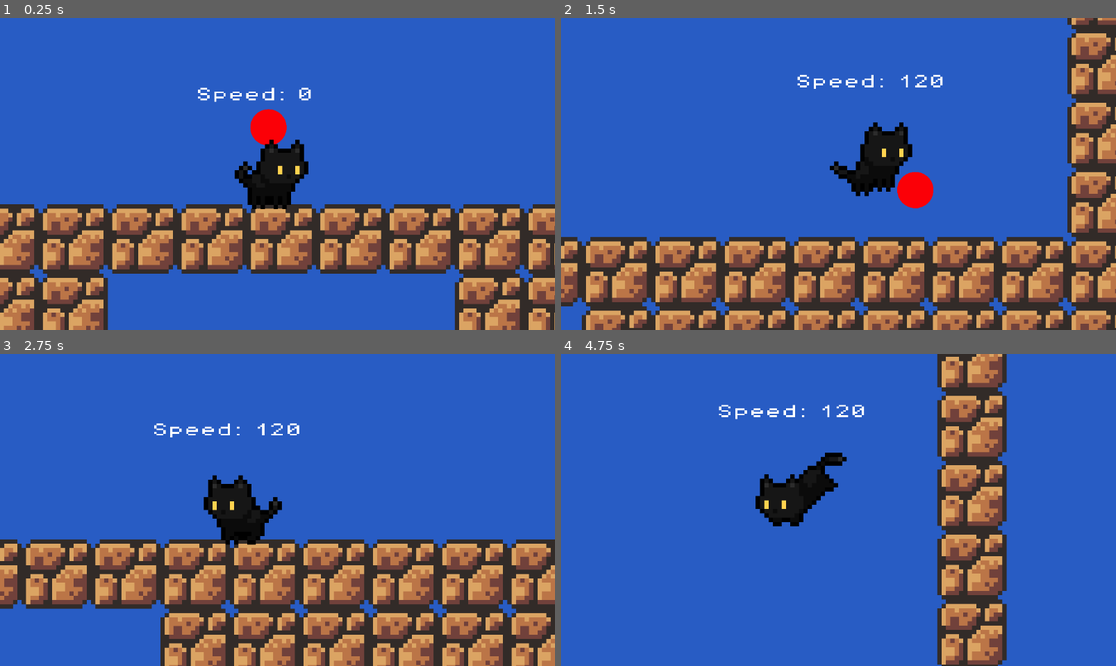
Above: before the commit, frames 1-4 (two rows, left to right).
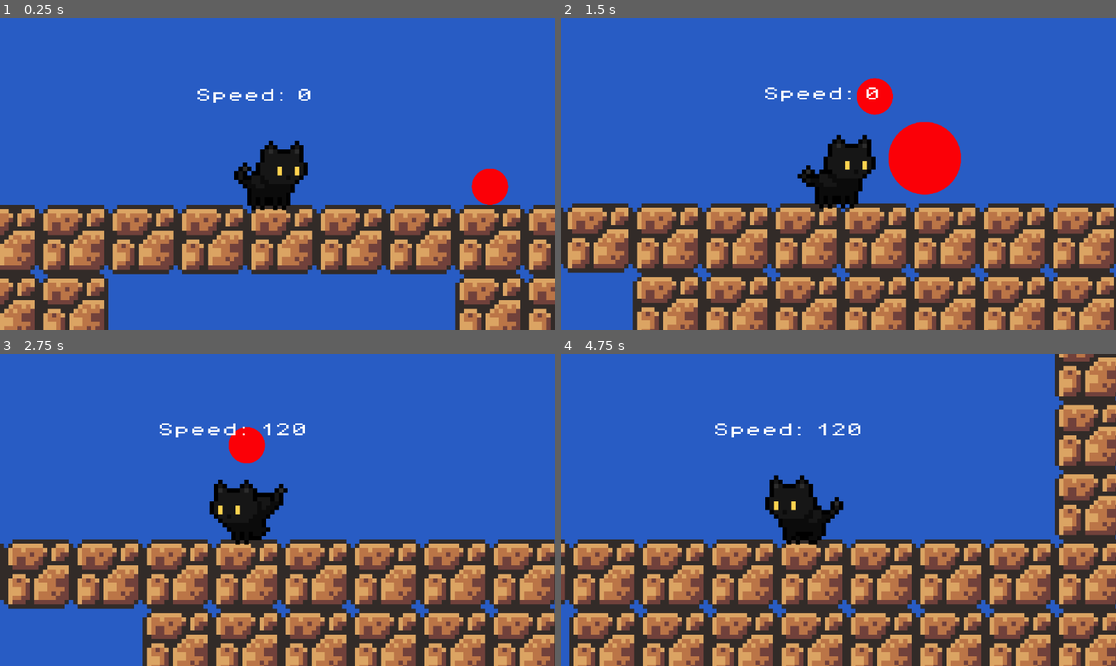
Above: after the commit, the same moments.

Repository: madgustoo/catja
Game: Godot game, scene res://main.tscn
Same seed, same stepped clock (60 frames per second), same inputs: the game is played once before the commit and once after it.
Inputs:
- Up to frame 1 (0.25 s): no input
- Up to frame 2 (1.5 s): hold Right (move_right) from 0.53 s (still down); tap X (attack, bound only after the commit) at 0.6, 1.35 s; tap Space (jump) at 0.77 s
- Up to frame 3 (2.75 s): tap Space (jump) at 1.52 s; release Right (move_right) at 2.03 s; hold Left (move_left) from 2.03 s (still down); tap X (attack, bound only after the commit) at 2.1 s
- Up to frame 4 (4.75 s): release Left (move_left) at 2.78 s; hold Right (move_right) 2.78-4.28 s; tap X (attack, bound only after the commit) at 2.85, 3.6, 4.35 s; tap Space (jump) at 3.02, 3.77, 4.52 s; hold Left (move_left) from 4.28 s (still down)

The runs differ from the first frame. In frame 1, 5.7% of the frame differs, in the area x 0-100%, y 22-100%; in frame 2, 44%; in frame 3, 29%; in frame 4, 55%, in the area x 0-100%, y 0-100%.

Commit message:
Added attack and hitbox

Diff:
--- a/ball.tscn
+++ b/ball.tscn
@@ -1,20 +1,15 @@
-[gd_scene load_steps=5 format=3 uid="uid://cxvc4njwqub24"]
+[gd_scene load_steps=4 format=3 uid="uid://cxvc4njwqub24"]
 
 [ext_resource type="Script" uid="uid://dr2ixyfkah7ov" path="res://scripts/ball.gd" id="1_41u45"]
 [ext_resource type="Texture2D" uid="uid://dbegjjyn8qprx" path="res://assets/sprites/ball.png" id="1_x8fbi"]
 
-[sub_resource type="PhysicsMaterial" id="PhysicsMaterial_x8fbi"]
-bounce = 0.8
-
 [sub_resource type="CircleShape2D" id="CircleShape2D_cbx31"]
 radius = 136.0
 
-[node name="Ball" type="RigidBody2D"]
+[node name="Ball" type="CharacterBody2D" groups=["Ball"]]
 collision_layer = 16
 collision_mask = 21
-mass = 0.4
-physics_material_override = SubResource("PhysicsMaterial_x8fbi")
-max_contacts_reported = 5
+motion_mode = 1
 script = ExtResource("1_41u45")
 
 [node name="Sprite2D" type="Sprite2D" parent="."]
@@ -24,5 +19,3 @@
 [node name="CollisionShape2D" type="CollisionShape2D" parent="."]
 scale = Vector2(0.03, 0.03)
 shape = SubResource("CircleShape2D_cbx31")
-
-[connection signal="body_entered" from="." to="." method="_on_body_entered"]
--- a/main.tscn
+++ b/main.tscn
@@ -1781,7 +1781,7 @@
 position = Vector2(-348, 102)
 
 [node name="Ball" parent="." instance=ExtResource("12_dg77c")]
-position = Vector2(-632, -43)
+position = Vector2(-582, -16)
 
 [node name="Ball2" parent="." instance=ExtResource("12_dg77c")]
 position = Vector2(-864, -74)
@@ -1796,7 +1796,7 @@
 shape = SubResource("RectangleShape2D_dg77c")
 
 [node name="Ball3" parent="." instance=ExtResource("12_dg77c")]
-position = Vector2(-528, -71)
+position = Vector2(-528, -20)
 scale = Vector2(2, 2)
 
 [node name="bird2" parent="." instance=ExtResource("11_efxa6")]
--- a/main_ball_scene.tscn
+++ b/main_ball_scene.tscn
@@ -1,7 +1,9 @@
-[gd_scene load_steps=2 format=3 uid="uid://bt82magc05to"]
+[gd_scene load_steps=2 format=3 uid="uid://dkbfpl6228jlo"]
 
 [ext_resource type="PackedScene" uid="uid://cxvc4njwqub24" path="res://ball.tscn" id="1_e266h"]
 
 [node name="MainBallScene" type="Node2D"]
 
 [node name="Ball" parent="." instance=ExtResource("1_e266h")]
+mass = 0.8
+mass = 0.8
--- a/player.tscn
+++ b/player.tscn
@@ -1,10 +1,11 @@
-[gd_scene load_steps=88 format=3 uid="uid://c2ow84qxmy37a"]
+[gd_scene load_steps=100 format=3 uid="uid://c2ow84qxmy37a"]
 
 [ext_resource type="Script" uid="uid://j14xroy41xfx" path="res://scripts/player.gd" id="1_i3pqv"]
 [ext_resource type="Texture2D" uid="uid://c5xpomj7iiwsv" path="res://assets/sprites/player/cat05_fall_strip3.png" id="2_1jxqw"]
 [ext_resource type="Texture2D" uid="uid://r5yddaw8hhcf" path="res://assets/sprites/player/cat05_idle_strip8.png" id="2_hqtel"]
 [ext_resource type="Shape2D" uid="uid://b4ob2bgretum0" path="res://resources/collisions/player_standing.tres" id="2_ivps1"]
 [ext_resource type="Texture2D" uid="uid://c017a3wr1dkxo" path="res://assets/sprites/player/cat05_jump_strip4.png" id="3_2hs0m"]
+[ext_resource type="Texture2D" uid="uid://dostvjitljirq" path="res://assets/sprites/player/cat05_attack_strip7.png" id="3_606se"]
 [ext_resource type="Texture2D" uid="uid://bsrqbhbmnftid" path="res://assets/sprites/player/cat05_run_strip4.png" id="3_hqtel"]
 [ext_resource type="Texture2D" uid="uid://cggn8tir85ip" path="res://assets/sprites/player/cat05_walk_strip8.png" id="3_sweqy"]
 [ext_resource type="Texture2D" uid="uid://cygvmb3ieudgp" path="res://assets/sprites/player/cat05_land_strip2.png" id="4_2hs0m"]
@@ -16,6 +17,34 @@
 [ext_resource type="Texture2D" uid="uid://bvv25px2qw34i" path="res://assets/sprites/player/cat05_wallgrab_strip8.png" id="10_n7ghd"]
 [ext_resource type="FontFile" uid="uid://bu8sw67wna7op" path="res://assets/fonts/PixelOperator8.ttf" id="15_606se"]
 
+[sub_resource type="AtlasTexture" id="AtlasTexture_h6w8y"]
+atlas = ExtResource("3_606se")
+region = Rect2(0, 0, 40, 40)
+
+[sub_resource type="AtlasTexture" id="AtlasTexture_yem3p"]
+atlas = ExtResource("3_606se")
+region = Rect2(40, 0, 40, 40)
+
+[sub_resource type="AtlasTexture" id="AtlasTexture_0jj5r"]
+atlas = ExtResource("3_606se")
+region = Rect2(80, 0, 40, 40)
+
+[sub_resource type="AtlasTexture" id="AtlasTexture_77e46"]
+atlas = ExtResource("3_606se")
+region = Rect2(120, 0, 40, 40)
+
+[sub_resource type="AtlasTexture" id="AtlasTexture_cy2ki"]
+atlas = ExtResource("3_606se")
+region = Rect2(160, 0, 40, 40)
+
+[sub_resource type="AtlasTexture" id="AtlasTexture_04cqw"]
+atlas = ExtResource("3_606se")
+region = Rect2(200, 0, 40, 40)
+
+[sub_resource type="AtlasTexture" id="AtlasTexture_vihdy"]
+atlas = ExtResource("3_606se")
+region = Rect2(240, 0, 40, 40)
+
 [sub_resource type="AtlasTexture" id="AtlasTexture_iruf7"]
 atlas = ExtResource("4_2hs0m")
 region = Rect2(0, 0, 40, 40)
@@ -304,6 +333,32 @@
 animations = [{
 "frames": [{
 "duration": 1.0,
+"texture": SubResource("AtlasTexture_h6w8y")
+}, {
+"duration": 1.0,
+"texture": SubResource("AtlasTexture_yem3p")
+}, {
+"duration": 1.0,
+"texture": SubResource("AtlasTexture_0jj5r")
+}, {
+"duration": 1.0,
+"texture": SubResource("AtlasTexture_77e46")
+}, {
+"duration": 1.0,
+"texture": SubResource("AtlasTexture_cy2ki")
+}, {
+"duration": 1.0,
+"texture": SubResource("AtlasTexture_04cqw")
+}, {
+"duration": 1.0,
+"texture": SubResource("AtlasTexture_vihdy")
+}],
+"loop": false,
+"name": &"attack",
+"speed": 32.0
+}, {
+"frames": [{
+"duration": 1.0,
 "texture": SubResource("AtlasTexture_iruf7")
 }],
 "loop": false,
@@ -585,6 +640,46 @@
 "name": &"wall_slide",
 "speed": 5.0
 }]
+
+[sub_resource type="CircleShape2D" id="CircleShape2D_606se"]
+radius = 8.0
+
+[sub_resource type="Animation" id="Animation_u1c27"]
+resource_name = "attack"
+length = 0.6
+tracks/0/type = "value"
+tracks/0/imported = false
+tracks/0/enabled = true
+tracks/0/path = NodePath("HitBox/CollisionShape2D:disabled")
+tracks/0/interp = 1
+tracks/0/loop_wrap = true
+tracks/0/keys = {
+"times": PackedFloat32Array(0.0666667),
+"transitions": PackedFloat32Array(1),
+"update": 1,
+"values": [false]
+}
+
+[sub_resource type="Animation" id="Animation_op7ga"]
+length = 0.001
+tracks/0/type = "value"
+tracks/0/imported = false
+tracks/0/enabled = true
+tracks/0/path = NodePath("HitBox/CollisionShape2D:disabled")
+tracks/0/interp = 1
+tracks/0/loop_wrap = true
+tracks/0/keys = {
+"times": PackedFloat32Array(0),
+"transitions": PackedFloat32Array(1),
+"update": 1,
+"values": [true]
+}
+
+[sub_resource type="AnimationLibrary" id="AnimationLibrary_q13i1"]
+_data = {
+&"RESET": SubResource("Animation_op7ga"),
+&"attack": SubResource("Animation_u1c27")
+}
 
 [node name="Player" type="CharacterBody2D" groups=["Player"]]
 z_index = 5
@@ -601,8 +696,10 @@
 texture_filter = 1
 position = Vector2(0, -13)
 sprite_frames = SubResource("SpriteFrames_7ahtn")
-animation = &"idle"
+animation = &"attack"
 autoplay = "idle"
+frame = 6
+frame_progress = 1.0
 
 [node name="RayCastDown" type="RayCast2D" parent="."]
 target_position = Vector2(0, 60)
@@ -637,5 +734,24 @@
 theme_override_font_sizes/font_size = 8
 text = "Speed: 0"
 
+[node name="HitBox" type="Area2D" parent="."]
+collision_mask = 16
+
+[node name="CollisionShape2D" type="CollisionShape2D" parent="HitBox"]
+position = Vector2(9, -8)
+shape = SubResource("CircleShape2D_606se")
+disabled = true
+debug_color = Color(50, 0.444, 0.41, 0.42)
+
+[node name="CoolDownAttackTimer" type="Timer" parent="."]
+one_shot = true
+
+[node name="AnimationPlayer" type="AnimationPlayer" parent="."]
+libraries = {
+&"": SubResource("AnimationLibrary_q13i1")
+}
+
 [connection signal="animation_finished" from="AnimatedSprite2D" to="." method="_on_animated_sprite_2d_animation_finished"]
 [connection signal="animation_looped" from="AnimatedSprite2D" to="." method="_on_animated_sprite_2d_animation_looped"]
+[connection signal="body_entered" from="HitBox" to="." method="_on_hit_box_body_entered"]
+[connection signal="timeout" from="CoolDownAttackTimer" to="." method="_on_cool_down_attack_timer_timeout"]
--- a/project.godot
+++ b/project.godot
@@ -75,6 +75,11 @@
 , Object(InputEventKey,"resource_local_to_scene":false,"resource_name":"","device":-1,"window_id":0,"alt_pressed":false …(183 unchanged characters)…
 ]
 }
+attack={
+"deadzone": 0.2,
+"events": [Object(InputEventKey,"resource_local_to_scene":false,"resource_name":"","device":-1,"window_id":0,"alt_pressed":false,"shift_pressed":false,"ctrl_pressed":false,"meta_pressed":false,"pressed":false,"keycode":0,"physical_keycode":88,"key_label":0,"unicode":120,"location":0,"echo":false,"script":null)
+]
+}
 
 [layer_names]
 
--- a/scripts/ball.gd
+++ b/scripts/ball.gd
@@ -1,11 +1,21 @@
-extends RigidBody2D
+extends CharacterBody2D
 
-func _integrate_forces(state):
-	for i in range(state.get_contact_count()):
-		var normal = state.get_contact_local_normal(i)
-		var collider = state.get_contact_collider_object(i)
+@export var mass: float = 0.8 # In kg
 
-		# Hitting top of player: normal points upward (> 0.7)
-		if collider.name == "Player" and normal.y > 0.7:
-			print("Bong")
-			# linear_velocity.y = -abs(linear_velocity.y)  # force upward bounce
+const SPEED = 100.0
+
+#func _ready() -> void:
+	#velocity = Vector2(SPEED * -1, SPEED)
+
+func _physics_process(delta: float) -> void:
+	if not is_on_floor():
+		velocity += get_gravity() * delta
+
+	var collision = move_and_collide(velocity * delta)
+	if collision:
+		# var collider = collision.get_collider()
+		velocity = velocity.bounce(collision.get_normal())
+
+func hit(force: Vector2):
+	print(force)
+	velocity += force / mass
--- a/scripts/player.gd
+++ b/scripts/player.gd
@@ -5,11 +5,14 @@
 @onready var camera: Camera2D = $Camera2D
 @onready var collision_shape: CollisionShape2D = $CollisionShape2D
 @onready var jump_buffer_timer: Timer = $JumpBufferTimer
+@onready var hit_box: Area2D = $HitBox
 
 @onready var ray_cast_down: RayCast2D = $RayCastDown
 @onready var crouch_ray_cast_1: RayCast2D = $CrouchRayCast1
 @onready var crouch_ray_cast_2: RayCast2D = $CrouchRayCast2
 @onready var debug_label: Label = $DebugLabel
+@onready var cool_down_attack_timer: Timer = $CoolDownAttackTimer
+@onready var animation_player: AnimationPlayer = $AnimationPlayer
 
 @export_range(0, 1) var acceleration = 1
 @export_range(0, 1) var deceleration = 1
@@ -22,7 +25,8 @@
 	WALL_CLIMB,
 	WALL_SLIDE,
 	LANDED,
-	DEATH
+	DEATH,
+	ATTACK
 }
 
 var state = State.NORMAL
@@ -38,6 +42,7 @@
 const WALL_GRAVITY = 200.0
 const WALL_JUMP_PUSH_FORCE = 120.0
 const PUSH_FORCE = 20.0
+const HIT_STRENGTH = 200.0
 
 var facing_direction = 1 # Looking right by default
 var wall_direction = 0
@@ -102,6 +107,11 @@
 					velocity.y = JUMP_VELOCITY
 					animated_stripe.play("jump")
 					elapsed_time = 0
+				elif Input.is_action_just_pressed("attack"):
+					state = State.ATTACK
+					animation_player.play("attack")
+					animated_stripe.play("attack")
+					elapsed_time = 0
 				elif Input.is_action_pressed("sneak"):
 					state = State.SNEAK
 					elapsed_time = 0
@@ -111,6 +121,10 @@
 					animated_stripe.play("run")
 					facing_direction = sign(direction)
 					elapsed_time = 0
+					if animated_stripe.flip_h:
+						hit_box.position.x = -18
+					else:
+						hit_box.position.x = 0
 				else:
 					velocity.x = move_toward(velocity.x, 0, SPEED * deceleration)
 					if abs(velocity.x) == 0:
@@ -253,3 +267,15 @@
 func _on_animated_sprite_2d_animation_finished() -> void:
 	if animated_stripe.animation == "land":
 		state = State.NORMAL
+	elif animated_stripe.animation == "attack":
+		state = State.NORMAL
+		animation_player.play("RESET")
+
+#func _on_cool_down_attack_timer_timeout() -> void:
+	#canAttack = true
+
+func _on_hit_box_body_entered(body: Node2D) -> void:
+	if body.is_in_group("Ball"):
+		var facing_direction_vector = Vector2(facing_direction, 0)
+		var force = facing_direction_vector.rotated(deg_to_rad(45))
+		body.hit(force * HIT_STRENGTH)
Not shown: 1 places in wall.tscn that only renumber resources
